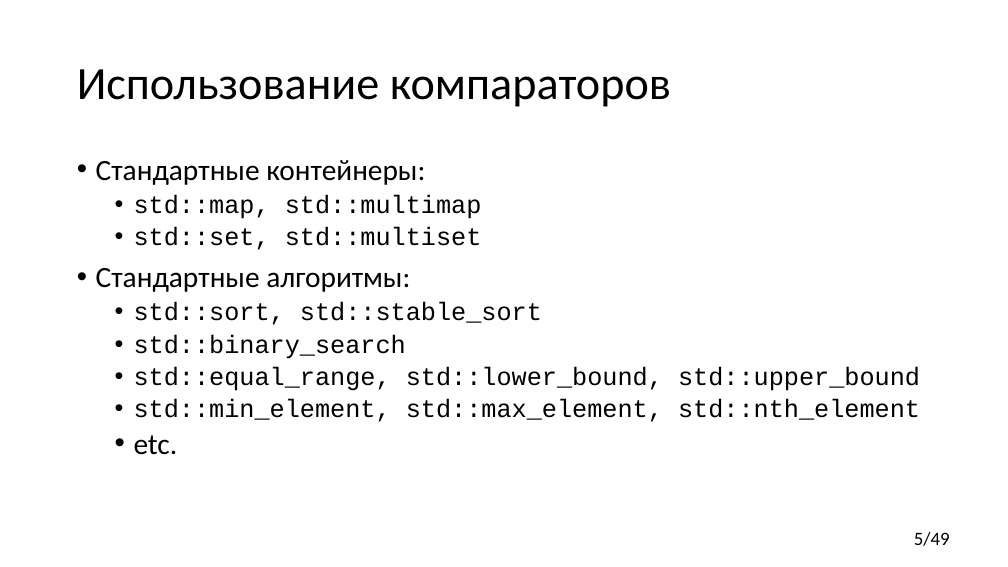
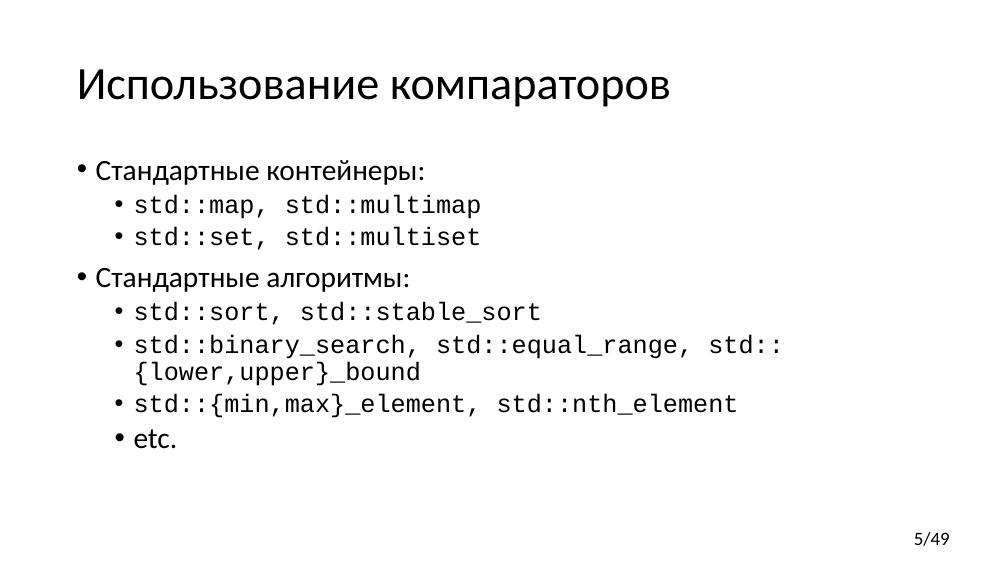
Before and after one commit to yugr/CppRussia, a slide deck: slide 5 of 2023/RU.pptx. Drawn at 1008x567 pixels with LibreOffice and Linux fonts; fonts in the diff are those of the drawing. Boxes give left, top, right and bottom in pixels: in the first picture for what was removed or moved away, otherwise in the second. Text is boxed around its words. In the diff, an @@ line names an element or a change of style, - is before the commit and + after.

```diff
--- a/2023/RU.pptx
+++ b/2023/RU.pptx
@@ text at (134, 334, 784, 418): text changed @@
-  • std::binary_search
-  • std::equal_range, std::lower_bound, std::upper_bound
-  • std::min_element, std::max_element, std::nth_element
+  • std::binary_search, std::equal_range, std::{lower,upper}_bound
+  • std::{min,max}_element, std::nth_element
```
Also in this commit, not shown: 1 other slide changed, 1 other file.
